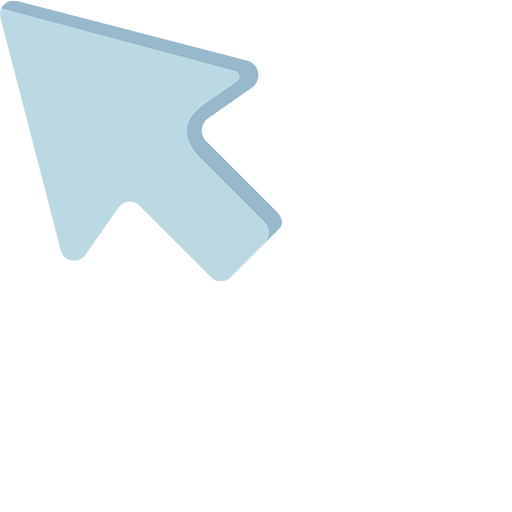
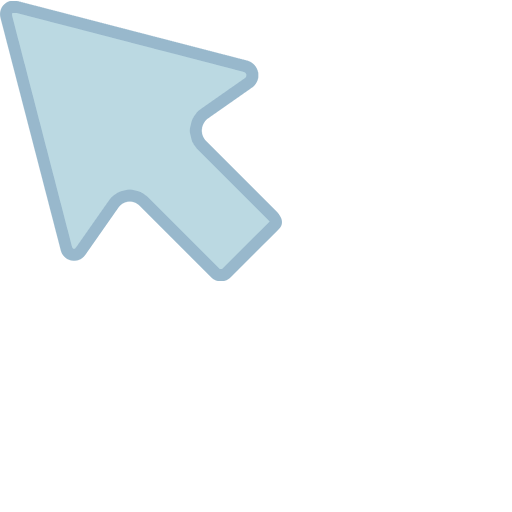
Layers edited between the first and the second 512x512 image:
pixels changed over [0, 1, 282, 281] (layer not identified)
